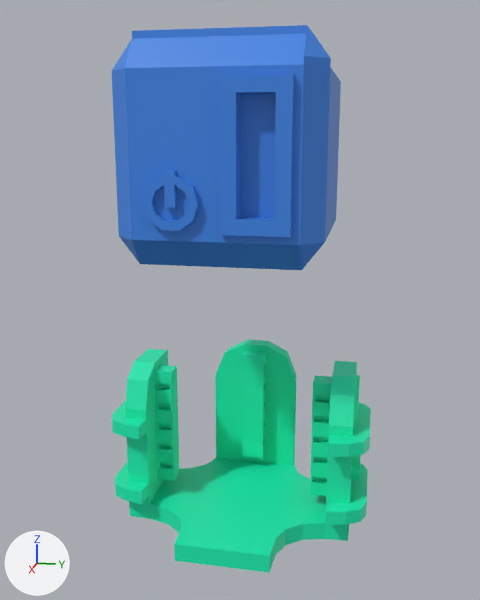
Before and after pictures for a commit that changed the FBX model Assets/Models/Battery.fbx.
Rendered twice from a camera (50 mm lens) standing at (2.96, 0.6, 1.9) and looking at (-0.14, -0.02, 1.13). Every picture has the same lights, and +X, +Y and +Z are marked at lower left. Where no turn or scale is listed for an object, it has been applied to the vertices. Vertices at the same position are counted once.

The first picture shows 'Batareya', 'Plane'.
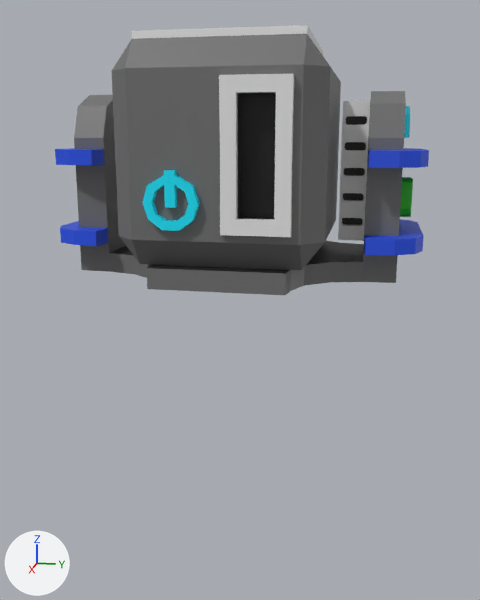
The newer file is also turned or shifted as a whole; pictures and numbers use the older file's frame.

Changed parts and their boxes [x1, y1, x2, y2] in the pictures (480 x 600 px):
'Plane', deleted (green): before [112, 340, 371, 573]
'Stand batarei', added: after [55, 91, 429, 295]
    faces in mat_metall___dark (dark grey #6e6e6e): [74, 91, 406, 295]
    faces in mat_metall___blue (blue #2250e7): [55, 148, 429, 255]
    faces in mat_metall (white #e7e7e7): [338, 100, 370, 241]
    faces in mat_plastic___black (black #222222): [110, 241, 364, 274]
    faces in mat_temnota___black (black #000000): [342, 116, 367, 225]
part 1 of me_cube_009, cut back: before [304, 25, 331, 66]; after [304, 34, 330, 66]
part 2 of me_cube_009, recoloured (blue to grey): [112, 34, 341, 270] in both
part 3 of me_cube_009, recoloured (blue to cyan): [142, 170, 200, 231] in both
part 4 of me_cube_009, recoloured (blue to black): [237, 93, 276, 219] in both
part 5 of me_cube_009, recoloured (blue to grey): [132, 25, 307, 237] in both

The change in detail:
Material 'Metall' (mat_metall) is new.
Its base color is (0.8, 0.8, 0.8) (white #e7e7e7).
Material 'Metall - dark' (mat_metall___dark) is new.
Its base color is (0.157, 0.157, 0.157) (dark grey #6e6e6e).
Material 'Temnota - black' (mat_temnota___black) is new.
Its base color is (0.0, 0.0, 0.0) (black #000000).
Material 'LED - cyan' (mat_led___cyan) is new.
Its base color is (0.0, 0.793, 1.0) (cyan #00e6ff).
Material 'Plastic - black' (mat_plastic___black) is new.
Its base color is (0.0161, 0.0161, 0.0161) (black #222222).
Material 'Plastic - green' (mat_plastic___green) is new.
Its base color is (0.0167, 0.52, 0.014) (green #23bf1f).
Material 'Metall - blue' (mat_metall___blue) is new.
Its base color is (0.0157, 0.0795, 0.8) (blue #2250e7).
me_cube_009 is used by ob_batareya; location (0.017, -0.001, 1.387).
Verts and faces of me_cube_009; kept vertices keep their numbers, new ones are numbered from 370.
Before the commit, vertices of me_cube_009: 20 (0.356, 0.425, 0.764) at pixel (330, 66), 29 (0.445, 0.336, 0.764) at pixel (303, 64), 128 (0.356, 0.336, 0.88) at pixel (307, 33), 229 (0.355, 0.337, 0.908) at pixel (307, 25), 230 (0.443, 0.337, 0.793) at pixel (304, 55).
Before the commit, vertices of me_cube_009: 231 (0.355, 0.425, 0.793) at pixel (330, 58).
me_cube_009 had 370 vertices, 365 faces and spanned x -0.475..0.475, y -0.425..0.425, z 0.0..0.908.
me_cube_009 now has 368 vertices, 362 faces and spans x -0.475..0.475, y -0.425..0.425, z 0.0..0.908.
Part 1, on me_cube_009:
Vertices deleted: 230, 231 (with the faces that use them).
New faces: (20, 128, 29) (mat_metall___dark (dark grey #6e6e6e)).
me_cube_009 part 2: 63 faces spanning x -0.475..0.445, y -0.425..0.425, z 0.0..0.908 switch from mat_material (blue #3e87e7) to mat_metall___dark (dark grey #6e6e6e).
me_cube_009 part 3: 48 faces spanning x 0.445..0.475, y -0.275..-0.053, z 0.161..0.389 switch from mat_material (blue #3e87e7) to mat_led___cyan (cyan #00e6ff).
me_cube_009 part 4: 24 faces spanning x -0.367..0.445, y -0.316..0.315, z 0.21..0.865 switch from mat_material (blue #3e87e7) to mat_temnota___black (black #000000).
me_cube_009 part 5: 226 faces spanning x -0.388..0.474, y -0.337..0.337, z 0.148..0.908 switch from mat_material (blue #3e87e7) to mat_metall (white #e7e7e7).
Mesh me_plane_004_1 is new.
It has 1066 vertices, 929 faces and spans x -0.81..0.44, y -0.81..0.81, z 0.0..0.79.
Faces by material slot: [112, 12, 40, 605, 103, 1, 56].
It uses material mat_metall___dark (dark grey #6e6e6e).
It uses material mat_led___cyan (cyan #00e6ff).
It uses material mat_temnota___black (black #000000).
It uses material mat_metall (white #e7e7e7).
It uses material mat_metall___blue (blue #2250e7).
It uses material mat_plastic___black (black #222222).
It uses material mat_plastic___green (green #23bf1f).
Object 'Plane' (ob_plane) is deleted.
Object 'Stand batarei' (ob_stand_batarei) is new; it shows me_plane_004_1.
Its location is (0.014, 0.0, 1.3).
